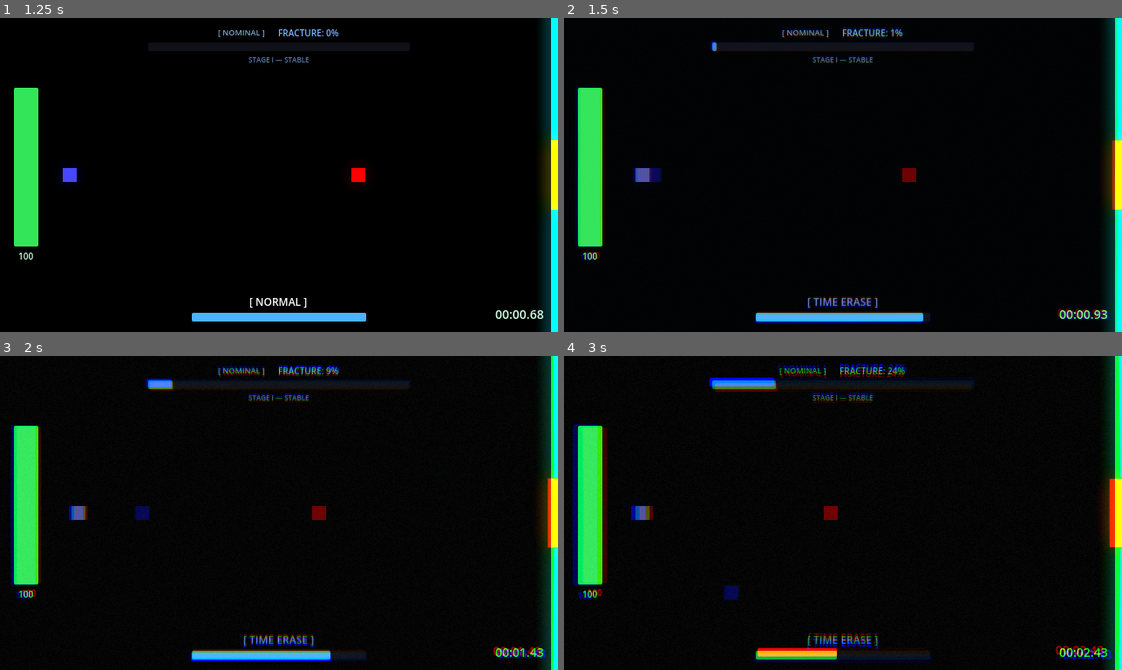
Above: before the commit, frames 1-4 (two rows, left to right).
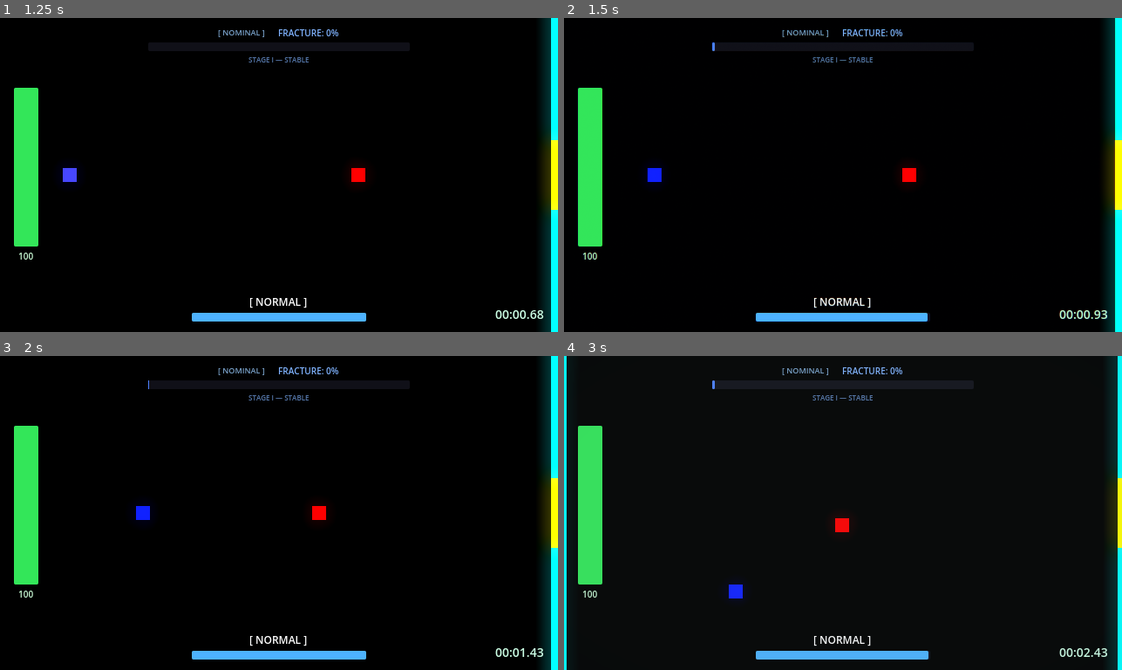
Above: after the commit, the same moments.

Repository: scarf-y/Polychron
Game: Godot game, scene res://scenes/ui/main_menu.tscn
Same seed, same stepped clock (60 frames per second), same inputs: the game is played once before the commit and once after it.
Inputs (mouse positions are in pixels of both pictures, inside the frame that each line leads up to):
- Up to frame 1 (1.25 s): click "INITIALIZE POLYCHRON" at 0.5 s
- Up to frame 2 (1.5 s): tap Enter at 1.25 s; move the mouse to (965, 159) at 1.27 s; hold D (move_right) from 1.28 s (still down); tap E (time_erase) at 1.35 s
- Up to frame 3 (2 s): keep holding D (move_right); tap Shift (time_slow) at 1.55 s
- Up to frame 4 (3 s): move the mouse to (731, 528) at 2.02 s; release D (move_right) at 2.03 s; hold S (move_down) 2.03-2.78 s; tap Shift (time_slow) at 2.1 s; tap Space (time_stop) at 2.3, 2.85 s; move the mouse to (898, 443) at 2.77 s; hold D (move_right) from 2.78 s (still down)

Frame 1 is identical in both runs. In frame 2, 3.4% of the frame differs, in the area x 2-100%, y 0-100%; in frame 3, 4.7%; in frame 4, 7.9%, in the area x 0-100%, y 0-100%.

Commit message:
fix: restore hold-to-use responsiveness for time abilities

Diff:
--- a/scripts/player.gd
+++ b/scripts/player.gd
@@ -270,6 +270,22 @@
 # TIME ABILITIES
 # =========================
 func _handle_time_abilities() -> void:
+	# ALWAYS check for releases to prevent sticking, regardless of cooldown
+	if Input.is_action_just_released("time_stop") and _active_ability == TimeManager.TimeState.STOPPED:
+		GameJuice.play_sfx("res://assets/audio/resyncTime.wav", 0.0, 1.0, "TimeAbility")
+		_return_to_normal()
+	elif Input.is_action_just_released("time_slow") and _active_ability == TimeManager.TimeState.SLOWED:
+		GameJuice.play_sfx("res://assets/audio/resyncTime.wav", 0.0, 1.0, "TimeAbility")
+		_return_to_normal()
+	elif Input.is_action_just_released("time_erase") and _active_ability == TimeManager.TimeState.ERASED:
+		set_collision_mask_value(3, true)
+		set_collision_layer_value(2, true)
+		if is_instance_valid(_erase_decoy):
+			_erase_decoy.queue_free()
+		GameJuice.play_sfx("res://assets/audio/timeEraseRip.wav", 0.0, 1.0, "TimeAbility")
+		_return_to_normal()
+
+	# Only return for ACTIVATION if cooldown is active
 	if _ability_cooldown_timer > 0.0:
 		return
 
@@ -282,9 +298,6 @@
 		GameJuice.play_sfx("res://assets/audio/timeStopBassDrop.wav", 0.0, 1.0, "TimeAbility")
 		GameJuice.play_sfx("res://assets/audio/timeStopHighPing.wav", -2.0, 1.0, "TimeAbility")
 		_update_modulate()
-	elif Input.is_action_just_released("time_stop") and _active_ability == TimeManager.TimeState.STOPPED:
-		GameJuice.play_sfx("res://assets/audio/resyncTime.wav", 0.0, 1.0, "TimeAbility")
-		_return_to_normal()
 
 	# TIME SLOW — Hold Shift
 	if Input.is_action_just_pressed("time_slow") and TimeManager.can_use_ability() and _active_ability == TimeManager.TimeState.NORMAL:
@@ -293,9 +306,6 @@
 		TimeManager.change_time_state(TimeManager.TimeState.SLOWED)
 		GameJuice.play_sfx("res://assets/audio/timeSlow.wav", 0.0, 1.0, "TimeAbility")
 		_update_modulate()
-	elif Input.is_action_just_released("time_slow") and _active_ability == TimeManager.TimeState.SLOWED:
-		GameJuice.play_sfx("res://assets/audio/resyncTime.wav", 0.0, 1.0, "TimeAbility")
-		_return_to_normal()
 
 	# TIME ERASE — Hold E
 	if Input.is_action_just_pressed("time_erase") and TimeManager.can_use_ability() and _active_ability == TimeManager.TimeState.NORMAL:
@@ -317,13 +327,6 @@
 		get_tree().current_scene.add_child(_erase_decoy)
 
 		_update_modulate()
-	elif Input.is_action_just_released("time_erase") and _active_ability == TimeManager.TimeState.ERASED:
-		set_collision_mask_value(3, true)
-		set_collision_layer_value(2, true)
-		if is_instance_valid(_erase_decoy):
-			_erase_decoy.queue_free()
-		GameJuice.play_sfx("res://assets/audio/timeEraseRip.wav", 0.0, 1.0, "TimeAbility")
-		_return_to_normal()
 
 	# Visual feedback when ability use is blocked
 	if _active_ability == TimeManager.TimeState.NORMAL:
